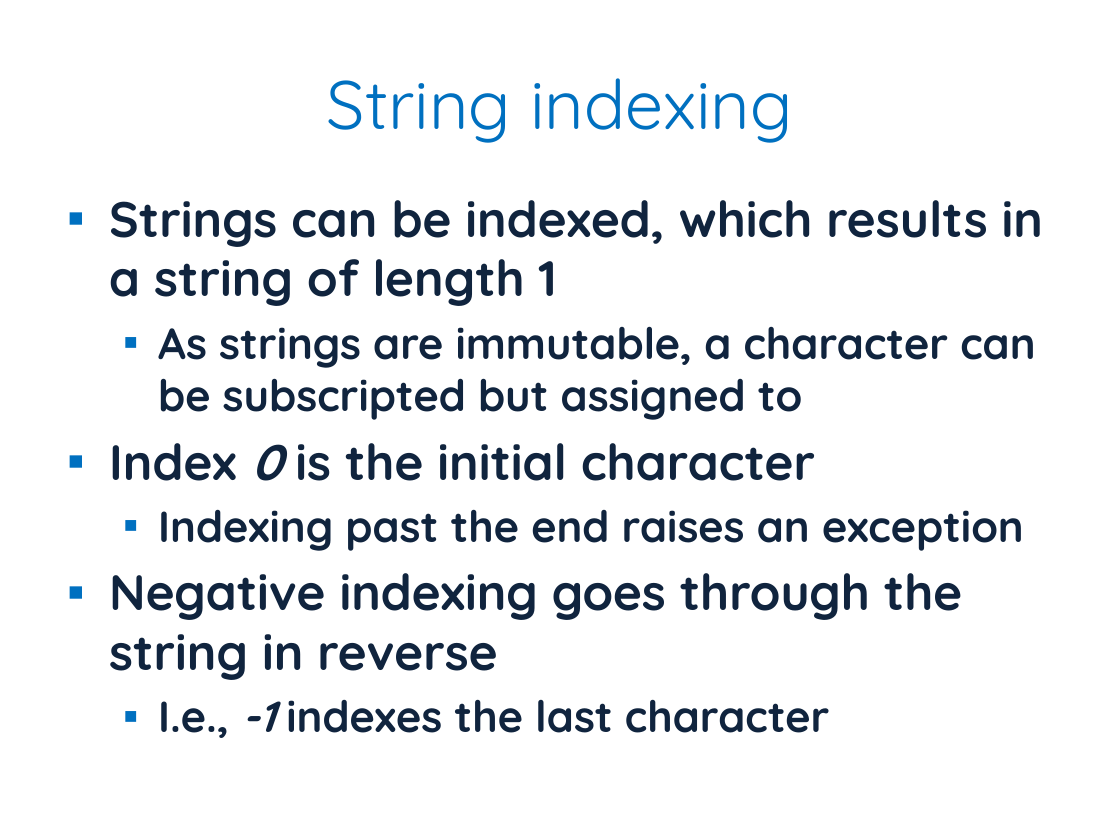
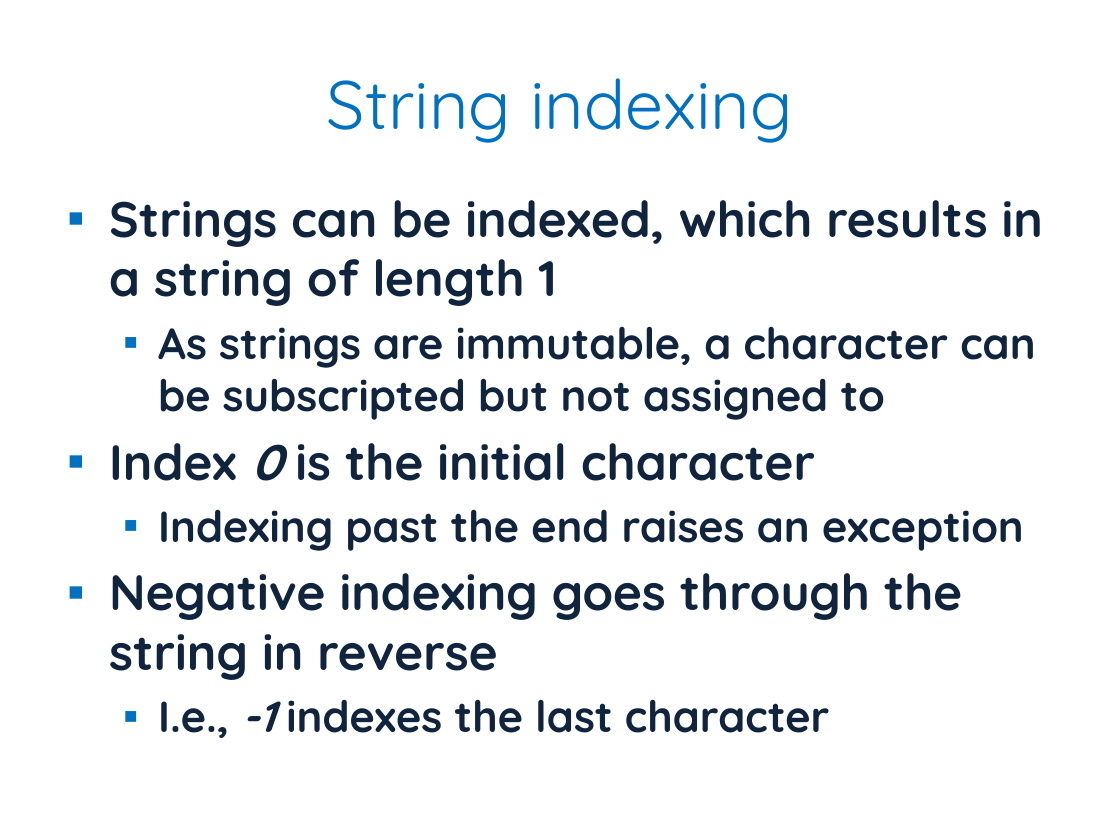
Before and after one commit to JonJagger/two-day-courses, a slide deck: slide 94 of pf/Python Foundation.pptx. Drawn at 1120x840 pixels with LibreOffice and Linux fonts; fonts in the diff are those of the drawing. Boxes give left, top, right and bottom in pixels: in the first picture for what was removed or moved away, otherwise in the second. Text is boxed around its words. In the diff, an @@ line names an element or a change of style, - is before the commit and + after.

Commit message:
Fix omitted not on p.94

```diff
--- a/pf/Python Foundation.pptx
+++ b/pf/Python Foundation.pptx
@@ text at (158,326,1035,420): text changed @@
-  ▪ As strings are immutable, a character can be subscripted but assigned to
+  ▪ As strings are immutable, a character can be subscripted but not assigned to
```
